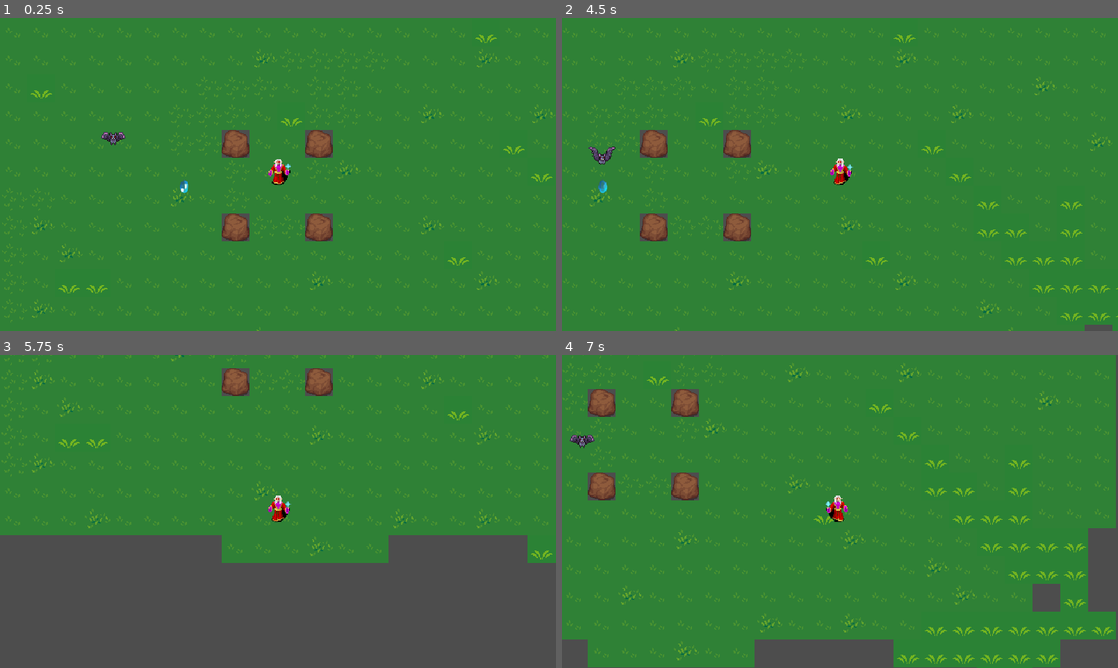
Above: before the commit, frames 1-4 (two rows, left to right).
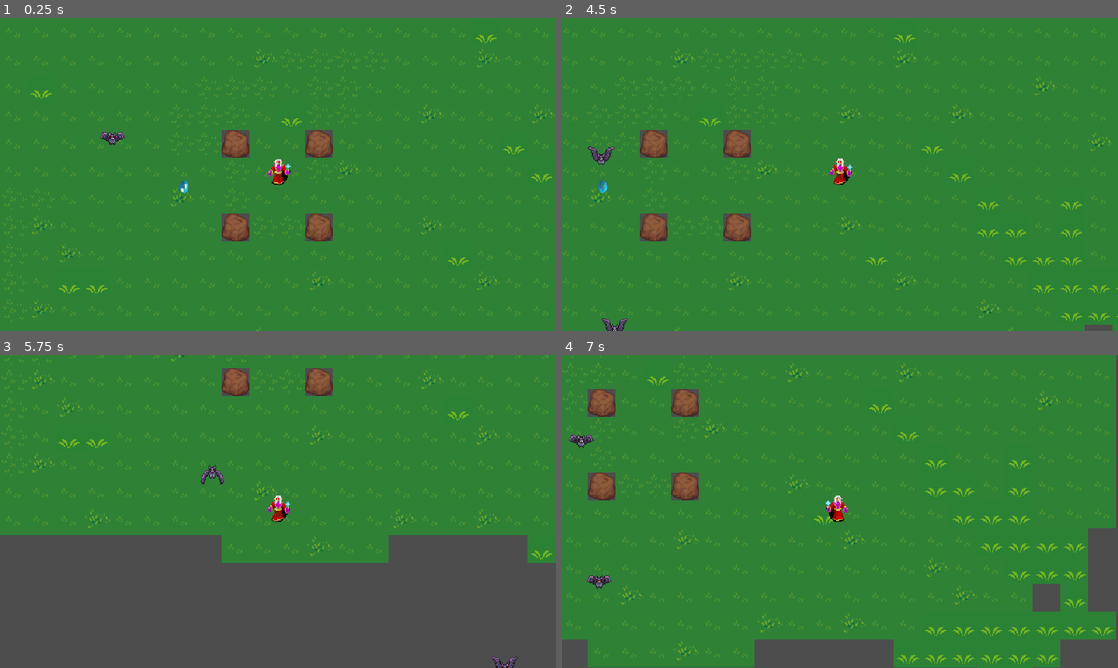
Above: after the commit, the same moments.

Repository: Eronponce/Rythm-Judgment
Game: Godot game, scene res://scenes/game.tscn
Two runs of this game, one before a commit and one after it. Both use one fixed random seed, a clock stepped at 60 frames per second and the inputs below.
Inputs:
- Up to frame 1 (0.25 s): no input
- Up to frame 2 (4.5 s): hold Right (ui_right) 0.53-1.28 s; hold Down (ui_down) 1.28-2.03 s; hold Right (ui_right) 2.03-2.78 s; hold Up (ui_up) 2.78-3.53 s; hold Left (ui_left) from 3.53 s (still down)
- Up to frame 3 (5.75 s): release Left (ui_left) at 5.03 s; hold Down (ui_down) from 5.03 s (still down)
- Up to frame 4 (7 s): release Down (ui_down) at 5.78 s; hold Right (ui_right) 5.78-6.53 s; hold Up (ui_up) from 6.53 s (still down)

The runs differ from the first frame. In frame 1, less than 0.1% of the frame differs, in the area x 18-23%, y 36-41%; in frame 2, 0.2%; in frame 3, 0.2%; in frame 4, 0.2%, in the area x 1-52%, y 25-75%.

Commit message:
colisao, perder hp,  e spawner

Diff:
--- a/project.godot
+++ b/project.godot
@@ -23,6 +23,14 @@
 window/size/window_height_override=720
 window/stretch/mode="canvas_items"
 
+[layer_names]
+
+2d_render/layer_4="Loot"
+2d_physics/layer_1="World"
+2d_physics/layer_2="Player"
+2d_physics/layer_3="Enemy"
+2d_physics/layer_4="loot"
+
 [rendering]
 
 textures/canvas_textures/default_texture_filter=0
--- /dev/null
+++ b/scenes/Utility/enemy_spawner.gd
@@ -0,0 +1,54 @@
+extends Node2D
+
+
+@export var spawns:Array[Spawn_info] = []
+
+@onready var player = get_tree().get_first_node_in_group("player")
+
+var time = 0
+
+
+
+func _on_timer_timeout():
+	time += 1
+	var enemy_spawns = spawns
+	for i in enemy_spawns:
+		if time >= i.time_start and time <= i.time_end:
+			if i.spawn_delay_counter < i.enemy_spawn_delay:
+				i.spawn_delay_counter += 1
+			else:
+				i.spawn_delay_counter = 0
+				var new_enemy = load(str(i.enemy.resource_path))
+				var counter = 0
+				while counter < i.enemy_num:
+					var enemy_spawn = new_enemy.instantiate()
+					enemy_spawn.global_position = get_random_position()
+					add_child(enemy_spawn)
+					counter += 1
+
+func get_random_position():
+	var vpr = get_viewport_rect().size *randf_range(1.1,1.4)
+	var top_left = Vector2(player.global_position.x - vpr.x/2, player.global_position.y - vpr.y/2)
+	var top_right = Vector2(player.global_position.x + vpr.x/2, player.global_position.y - vpr.y/2)
+	var bottom_left = Vector2(player.global_position.x - vpr.x/2, player.global_position.y + vpr.y/2)
+	var bottom_right = Vector2(player.global_position.x + vpr.x/2, player.global_position.y + vpr.y/2)
+	var pos_side = ["up","down","right","left"].pick_random()
+	var spawn_pos1 = Vector2.ZERO
+	var spawn_pos2 = Vector2.ZERO
+
+	match pos_side:
+		"up":
+			spawn_pos1 = top_left
+			spawn_pos2 = top_right
+		"down":
+			spawn_pos1 = bottom_left
+			spawn_pos2 = bottom_right
+		"right":
+			spawn_pos1 = top_right
+			spawn_pos2 = bottom_right
+		"left":
+			spawn_pos1 = top_left
+			spawn_pos2 = bottom_left
+	var x_spawn = randf_range(spawn_pos1.x, spawn_pos2.x)
+	var y_spawn = randf_range(spawn_pos1.y, spawn_pos2.y)
+	return Vector2(x_spawn,y_spawn)
--- /dev/null
+++ b/scenes/Utility/enemy_spawner.tscn
@@ -0,0 +1,22 @@
+[gd_scene load_steps=5 format=3 uid="uid://bqx87qs3r4ett"]
+
+[ext_resource type="Script" path="res://scenes/Utility/enemy_spawner.gd" id="1_1wm0i"]
+[ext_resource type="Script" path="res://scenes/Utility/spawn_info.gd" id="2_8srif"]
+[ext_resource type="PackedScene" uid="uid://ccj4n3lqm563q" path="res://scenes/enemy.tscn" id="2_s5srk"]
+
+[sub_resource type="Resource" id="Resource_cskhb"]
+script = ExtResource("2_8srif")
+time_start = 0
+time_end = 60
+enemy = ExtResource("2_s5srk")
+enemy_num = 1
+enemy_spawn_delay = 1
+
+[node name="EnemySpawner" type="Node2D"]
+script = ExtResource("1_1wm0i")
+spawns = Array[ExtResource("2_8srif")]([SubResource("Resource_cskhb")])
+
+[node name="Timer" type="Timer" parent="."]
+autostart = true
+
+[connection signal="timeout" from="Timer" to="." method="_on_timer_timeout"]
--- /dev/null
+++ b/scenes/Utility/hit_box.gd
@@ -0,0 +1,13 @@
+extends Area2D
+
+
+@export var damage = 1
+@onready var collision = $CollisionShape2D
+@onready var disableTimer = $DIsableTimer
+
+func tempdisable():
+	collision.call_deferred('set',"disable",true)
+	disableTimer.start()
+
+func _on_disable_hit_box_timer_timeout():
+	collision.call_deferred('set',"disable",false)
--- /dev/null
+++ b/scenes/Utility/hit_box.tscn
@@ -0,0 +1,16 @@
+[gd_scene load_steps=2 format=3 uid="uid://cf40nflbu4g62"]
+
+[ext_resource type="Script" path="res://scenes/Utility/hit_box.gd" id="1_hkhb7"]
+
+[node name="HitBox" type="Area2D" groups=["attack"]]
+collision_layer = 0
+collision_mask = 0
+script = ExtResource("1_hkhb7")
+
+[node name="CollisionShape2D" type="CollisionShape2D" parent="."]
+
+[node name="DisableHitBoxTimer" type="Timer" parent="."]
+wait_time = 0.5
+one_shot = true
+
+[connection signal="timeout" from="DisableHitBoxTimer" to="." method="_on_disable_hit_box_timer_timeout"]
--- /dev/null
+++ b/scenes/Utility/hurt_box.gd
@@ -0,0 +1,28 @@
+extends Area2D
+
+@export_enum("Cooldown","HitOnce","DisableHitBox") var HurtBoxType = 0
+@onready var collision = $CollisionShape2D
+@onready var disableTimer = $DisableTimer
+signal hurt(damage)
+
+
+
+func _on_area_entered(area):
+	if area.is_in_group("attack"):
+		if not area.get("damage") == null:
+			match HurtBoxType:
+				0: # com coolldown(errado)
+					collision.call_deferred("set", "disabled", true)
+					disableTimer.start()
+				1: #hitOnce
+					pass
+				2:# disablehitbox
+					if area.has_method("tempdisable"):
+						area.tempdisable()
+			var damage = area.damage
+			emit_signal("hurt",damage)
+
+
+
+func _on_disable_timer_timeout():
+	collision.call_deferred("set", "disabled", false)
--- /dev/null
+++ b/scenes/Utility/hurt_box.tscn
@@ -0,0 +1,17 @@
+[gd_scene load_steps=2 format=3 uid="uid://bnno2tke14whk"]
+
+[ext_resource type="Script" path="res://scenes/Utility/hurt_box.gd" id="1_4imny"]
+
+[node name="HurtBox" type="Area2D"]
+collision_layer = 0
+collision_mask = 0
+script = ExtResource("1_4imny")
+
+[node name="CollisionShape2D" type="CollisionShape2D" parent="."]
+
+[node name="DisableTimer" type="Timer" parent="."]
+wait_time = 0.5
+one_shot = true
+
+[connection signal="area_entered" from="." to="." method="_on_area_entered"]
+[connection signal="timeout" from="DisableTimer" to="." method="_on_disable_timer_timeout"]
--- /dev/null
+++ b/scenes/Utility/spawn_info.gd
@@ -0,0 +1,11 @@
+extends Resource
+
+class_name Spawn_info
+
+@export var time_start:int
+@export var time_end:int
+@export var enemy:Resource
+@export var enemy_num:int
+@export var enemy_spawn_delay:int
+
+var spawn_delay_counter = 0
--- a/scenes/enemy.gd
+++ b/scenes/enemy.gd
@@ -1,10 +1,24 @@
 extends CharacterBody2D
-
+@onready var sprite = $AnimatedSprite2D
 @export var movement_speed = 20.00
-
+@export var hp = 10
 @onready var player = get_tree().get_first_node_in_group("player")
 
 func _physics_process(_delta):
 	var direction = global_position.direction_to(player.global_position)
 	velocity = direction*movement_speed
+
 	move_and_slide()
+# Flip the character based on the direction
+	if direction.x >0.01:
+		sprite.flip_h = true
+	elif direction.x < -0.1:
+		sprite.flip_h = false
+
+
+
+
+func _on_hurt_box_hurt(damage):
+	hp -= damage
+	if hp <= 0:
+		queue_free()
--- a/scenes/enemy.tscn
+++ b/scenes/enemy.tscn
@@ -1,7 +1,9 @@
-[gd_scene load_steps=8 format=3 uid="uid://ccj4n3lqm563q"]
+[gd_scene load_steps=12 format=3 uid="uid://ccj4n3lqm563q"]
 
 [ext_resource type="Script" path="res://scenes/enemy.gd" id="1_5857s"]
 [ext_resource type="Texture2D" uid="uid://d0v7nmyv8x5r6" path="res://assets/Enemy/32x32-bat-sprite.png" id="1_v5oyx"]
+[ext_resource type="PackedScene" uid="uid://bnno2tke14whk" path="res://scenes/Utility/hurt_box.tscn" id="3_xfv22"]
+[ext_resource type="PackedScene" uid="uid://cf40nflbu4g62" path="res://scenes/Utility/hit_box.tscn" id="4_j4uwp"]
 
 [sub_resource type="AtlasTexture" id="AtlasTexture_fk3w0"]
 atlas = ExtResource("1_v5oyx")
@@ -38,7 +40,14 @@
 [sub_resource type="CircleShape2D" id="CircleShape2D_8er02"]
 radius = 9.0
 
+[sub_resource type="CircleShape2D" id="CircleShape2D_m1dia"]
+radius = 16.0
+
+[sub_resource type="CircleShape2D" id="CircleShape2D_4vl81"]
+
 [node name="Enemy_bat_weak" type="CharacterBody2D"]
+collision_layer = 4
+collision_mask = 4
 motion_mode = 1
 script = ExtResource("1_5857s")
 
@@ -48,4 +57,24 @@
 frame_progress = 0.14349
 
 [node name="CollisionShape2D" type="CollisionShape2D" parent="."]
+visible = false
 shape = SubResource("CircleShape2D_8er02")
+
+[node name="HurtBox" parent="." instance=ExtResource("3_xfv22")]
+collision_layer = 4
+collision_mask = 4
+
+[node name="CollisionShape2D" parent="HurtBox" index="0"]
+shape = SubResource("CircleShape2D_m1dia")
+
+[node name="HitBox" parent="." instance=ExtResource("4_j4uwp")]
+collision_layer = 2
+collision_mask = 2
+
+[node name="CollisionShape2D" parent="HitBox" index="0"]
+shape = SubResource("CircleShape2D_4vl81")
+
+[connection signal="hurt" from="HurtBox" to="." method="_on_hurt_box_hurt"]
+
+[editable path="HurtBox"]
+[editable path="HitBox"]
--- a/scenes/game.tscn
+++ b/scenes/game.tscn
@@ -1,9 +1,10 @@
-[gd_scene load_steps=7 format=3 uid="uid://b5siyf14h51k4"]
+[gd_scene load_steps=8 format=3 uid="uid://b5siyf14h51k4"]
 
 [ext_resource type="Texture2D" uid="uid://c755xmngrh825" path="res://assets/terrain.png" id="1_4jb85"]
 [ext_resource type="PackedScene" uid="uid://dwhtdevvbt5ip" path="res://scenes/player.tscn" id="1_nl7fw"]
 [ext_resource type="PackedScene" uid="uid://cp6425e7ngx8u" path="res://scenes/gema.tscn" id="3_wy32m"]
 [ext_resource type="PackedScene" uid="uid://ccj4n3lqm563q" path="res://scenes/enemy.tscn" id="4_abrn4"]
+[ext_resource type="PackedScene" uid="uid://bqx87qs3r4ett" path="res://scenes/Utility/enemy_spawner.tscn" id="5_uo62n"]
 
 [sub_resource type="TileSetAtlasSource" id="TileSetAtlasSource_0w7cx"]
 texture = ExtResource("1_4jb85")
@@ -5089,3 +5090,5 @@
 
 [node name="Enemy_bat_weak" parent="." instance=ExtResource("4_abrn4")]
 position = Vector2(-194, -53)
+
+[node name="EnemySpawner" parent="." instance=ExtResource("5_uo62n")]
--- a/scenes/player.tscn
+++ b/scenes/player.tscn
@@ -1,7 +1,8 @@
-[gd_scene load_steps=7 format=3 uid="uid://dwhtdevvbt5ip"]
+[gd_scene load_steps=9 format=3 uid="uid://dwhtdevvbt5ip"]
 
 [ext_resource type="Script" path="res://scripts/player.gd" id="1_k25ql"]
 [ext_resource type="Texture2D" uid="uid://cufi7rr4467to" path="res://assets/Player/player_sprite.png" id="1_xlm0e"]
+[ext_resource type="PackedScene" uid="uid://bnno2tke14whk" path="res://scenes/Utility/hurt_box.tscn" id="3_iep82"]
 
 [sub_resource type="AtlasTexture" id="AtlasTexture_tmw1u"]
 atlas = ExtResource("1_xlm0e")
@@ -28,6 +29,9 @@
 [sub_resource type="RectangleShape2D" id="RectangleShape2D_t4xa7"]
 size = Vector2(15, 27)
 
+[sub_resource type="RectangleShape2D" id="RectangleShape2D_sxsgx"]
+size = Vector2(12, 20)
+
 [node name="Player" type="CharacterBody2D" groups=["player"]]
 motion_mode = 1
 script = ExtResource("1_k25ql")
@@ -41,3 +45,15 @@
 [node name="CollisionShape2D" type="CollisionShape2D" parent="."]
 position = Vector2(3.5, -14.5)
 shape = SubResource("RectangleShape2D_t4xa7")
+
+[node name="HurtBox" parent="." instance=ExtResource("3_iep82")]
+collision_layer = 2
+collision_mask = 2
+
+[node name="CollisionShape2D" parent="HurtBox" index="0"]
+position = Vector2(3, -14)
+shape = SubResource("RectangleShape2D_sxsgx")
+
+[connection signal="hurt" from="HurtBox" to="." method="_on_hurt_box_hurt"]
+
+[editable path="HurtBox"]
--- a/scripts/player.gd
+++ b/scripts/player.gd
@@ -1,6 +1,7 @@
 extends CharacterBody2D
 
 const SPEED = 300.0
+var hp = 80
 @onready var sprite = $AnimatedSprite2D
 func _physics_process(delta):
 	# Get the input direction for both horizontal and vertical movement
@@ -11,6 +12,12 @@
 
 	# Calculate velocity based on the direction and speed
 	velocity = direction * SPEED
+	if velocity.length() > 0:
+		if not sprite.is_playing():
+			sprite.play()
+	else:
+		if sprite.is_playing():
+			sprite.stop()
 
 	# Move the character and slide along collisions
 	move_and_slide()
@@ -20,3 +27,8 @@
 		sprite.flip_h = true
 	elif direction.x <0:
 		sprite.flip_h = false
+
+
+func _on_hurt_box_hurt(damage):
+	hp -= damage
+	print(hp)
